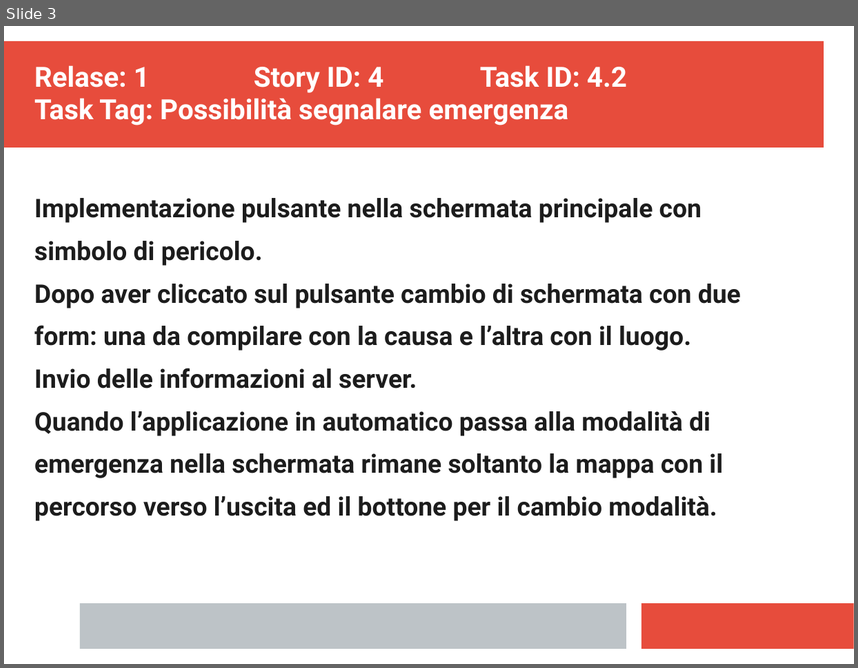
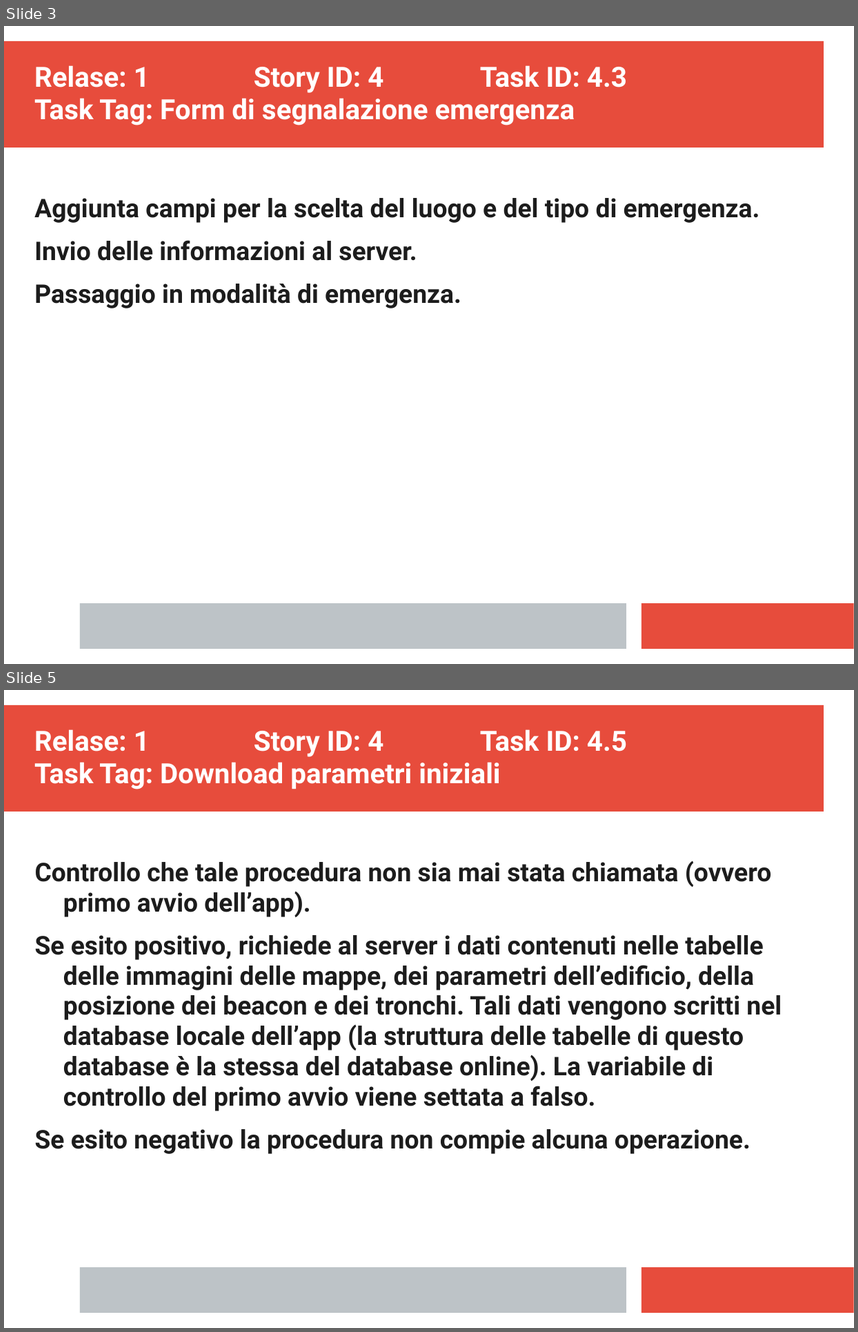
Before and after one commit to ecorradini/ProgettoIDS, a slide deck: AnalisiRequisiti/TaskGestioneOrdinaria.ppt. Shown one above the other, each under a label of ours: slide 3 before the commit, slides 3 and 5 after it; the slides between them are not shown. The pictures are 858x668 and 858x1332 pixels, drawn with LibreOffice and Linux fonts; fonts in the diff are those of the drawing. Boxes give left, top, right and bottom in pixels: in the first picture for what was removed or moved away, otherwise in the second. Text is boxed around its words. In the diff, an @@ line names an element or a change of style, - is before the commit and + after.

```diff
--- a/AnalisiRequisiti/TaskGestioneOrdinaria.ppt
+++ b/AnalisiRequisiti/TaskGestioneOrdinaria.ppt
@@ slide 5 added at (x1=4, y1=690, x2=854, y2=1328), background #FFFFFF; not listed: 3 template elements that a slide beside it also shows @@
@@ text added at (x1=34, y1=729, x2=627, y2=789), 26 pt, text #FFFFFF, bold @@
+Relase: 1 Story ID: 4 Task ID: 4.5
+Task Tag: Download parametri iniziali
@@ text added at (x1=35, y1=861, x2=782, y2=1154), 24 pt, text #1C1C1C, bold @@
+Controllo che tale procedura non sia mai stata chiamata (ovvero primo avvio dell’app).
+Se esito positivo, richiede al server i dati contenuti nelle tabelle delle immagini delle mappe, dei parametri dell’edificio, della posizione dei beacon e dei tronchi. Tali dati vengono scritti nel database locale dell’app (la struttura delle tabelle di questo database è la stessa del database online). La variabile di controllo del primo avvio viene settata a falso.
+Se esito negativo la procedura non compie alcuna operazione.
@@ slide 3 changed as well @@
@@ text at (x1=34, y1=65, x2=627, y2=125): text changed @@
-Relase: 1 Story ID: 4 Task ID: 4.2
-Task Tag: Possibilità segnalare emergenza
+Relase: 1 Story ID: 4 Task ID: 4.3
+Task Tag: Form di segnalazione emergenza
@@ text at (x1=34, y1=198, x2=760, y2=223): text changed @@
-Implementazione pulsante nella schermata principale con
-simbolo di pericolo.
-Dopo aver cliccato sul pulsante cambio di schermata con due
-form: una da compilare con la causa e l’altra con il luogo.
+Aggiunta campi per la scelta del luogo e del tipo di emergenza.
@@ text at (x1=34, y1=283, x2=461, y2=308): text changed @@
-Quando l’applicazione in automatico passa alla modalità di
-emergenza nella schermata rimane soltanto la mappa con il
-percorso verso l’uscita ed il bottone per il cambio modalità.
+Passaggio in modalità di emergenza.
```
Also in this commit, not shown: 1 other slide changed, 3 other slides added, 2 slides removed, 8 other files.
